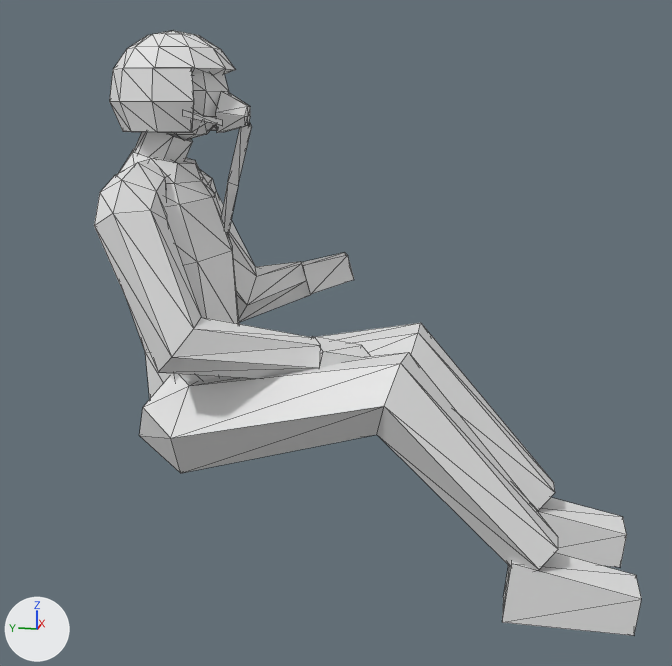
The Blender file blender/pilot/pilot.blend, before and after one commit.
The view is the same before and after, from a 50 mm lens placed at (-1.89, -0.596, -0.068), pointed at (0.018, -0.215, -0.545). Every picture has the same lights, and +X, +Y and +Z are marked at lower left. The picture after the commit comes second. Mesh edges are drawn as thin lines.

Objects in the first picture: 'Face', 'Helmet', 'MaskHose', 'PaddingGlovesBoots', 'Suit'.
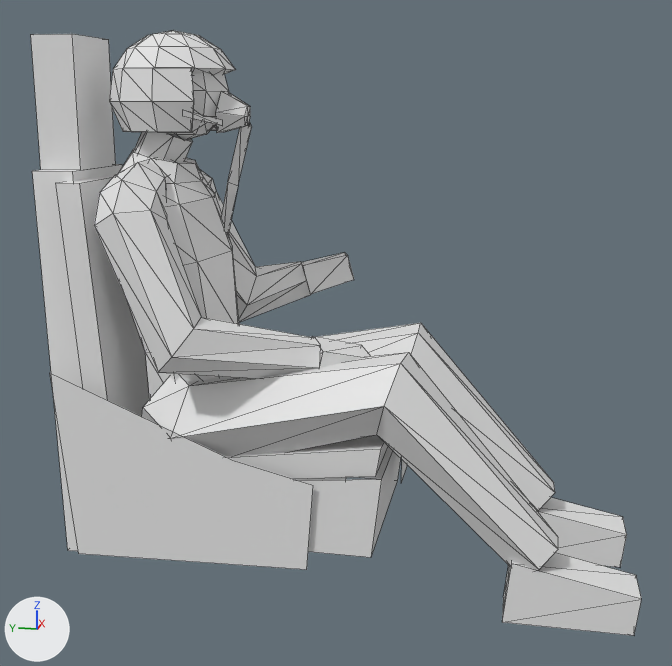
Commit message: Add an ejection seat under the pilot and seat more aircraft

Edits to the bpy script that builds the scene:
```text
Add mat_vehicle_pilot_seat:
    mat_vehicle_pilot_seat = principled_material('VEHICLE_PILOT_SEAT')
    mat_vehicle_pilot_seat.base_color = (0.8, 0.8, 0.8)  # white #e7e7e7
Add mat_vehicle_pilot_seat_handle:
    mat_vehicle_pilot_seat_handle = principled_material('VEHICLE_PILOT_SEAT_HANDLE')
    mat_vehicle_pilot_seat_handle.base_color = (0.8, 0.8, 0.8)  # white #e7e7e7
Add mat_vehicle_pilot_seat_cushion:
    mat_vehicle_pilot_seat_cushion = principled_material('VEHICLE_PILOT_SEAT_CUSHION')
    mat_vehicle_pilot_seat_cushion.base_color = (0.8, 0.8, 0.8)  # white #e7e7e7
Add me_ejectionseat:
    me_ejectionseat.from_pydata(...)  # 50 vertices, 22 faces; spans x -0.21..0.21, y -0.37..0.39, z -1.0..0.068
    # faces by material slot: [12, 6, 4]
    me_ejectionseat.materials.append(mat_vehicle_pilot_seat)  # white #e7e7e7
    me_ejectionseat.materials.append(mat_vehicle_pilot_seat_cushion)  # white #e7e7e7
    me_ejectionseat.materials.append(mat_vehicle_pilot_seat_handle)  # white #e7e7e7
Add ob_ejectionseat:
    ob_ejectionseat = bpy.data.objects.new('EjectionSeat', me_ejectionseat)
    ob_ejectionseat.location = (0.0, 0.0, 0.0)
```

Boxes (x1, y1, x2, y2) around the edits, measured in the pictures (672 x 666 px):
'EjectionSeat', added
    after: (31, 34, 407, 570)
    faces in mat_vehicle_pilot_seat (white #e7e7e7): (31, 34, 346, 570)
    faces in mat_vehicle_pilot_seat_cushion (white #e7e7e7): (56, 174, 388, 479)
    faces in mat_vehicle_pilot_seat_handle (white #e7e7e7): (298, 446, 407, 557)
